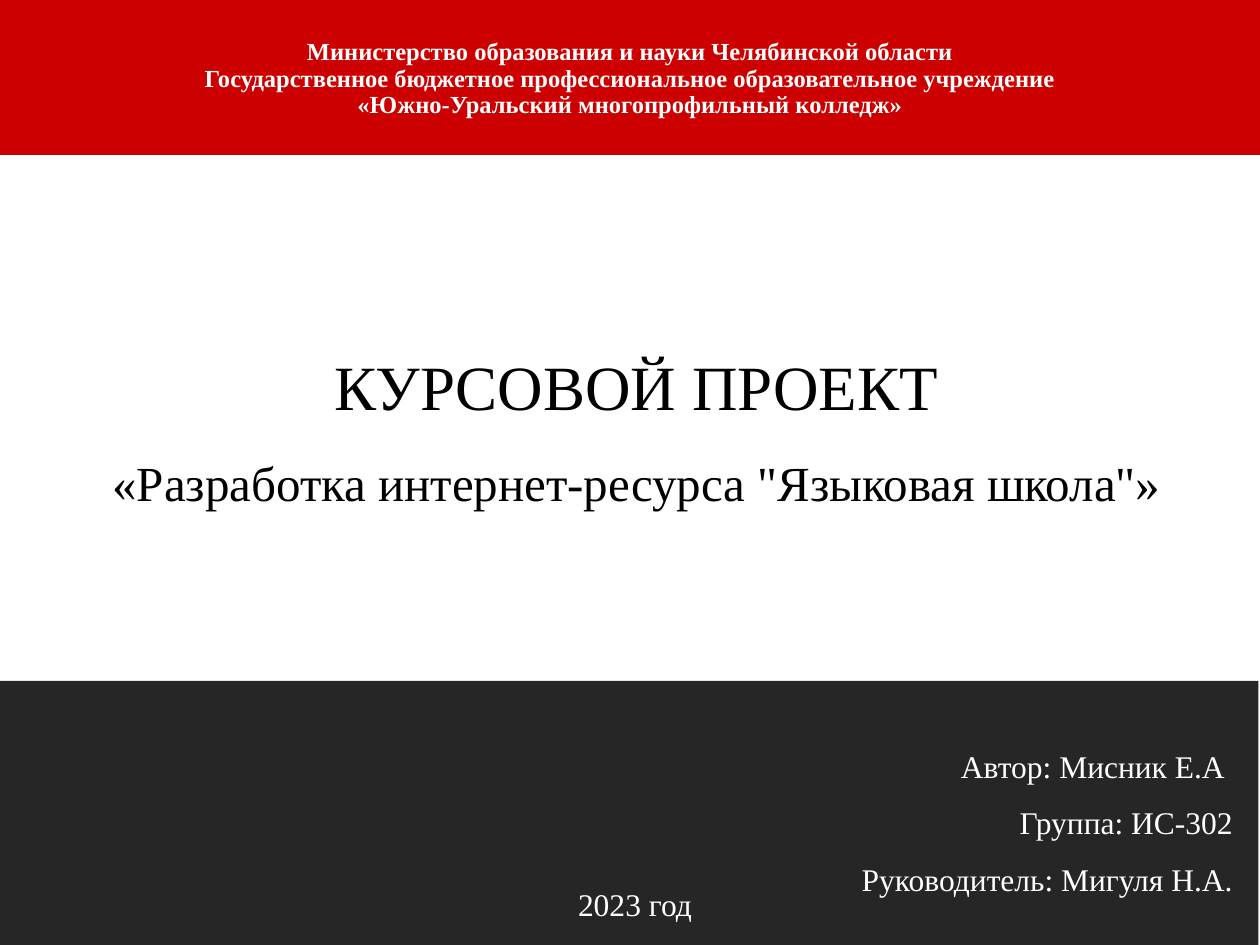
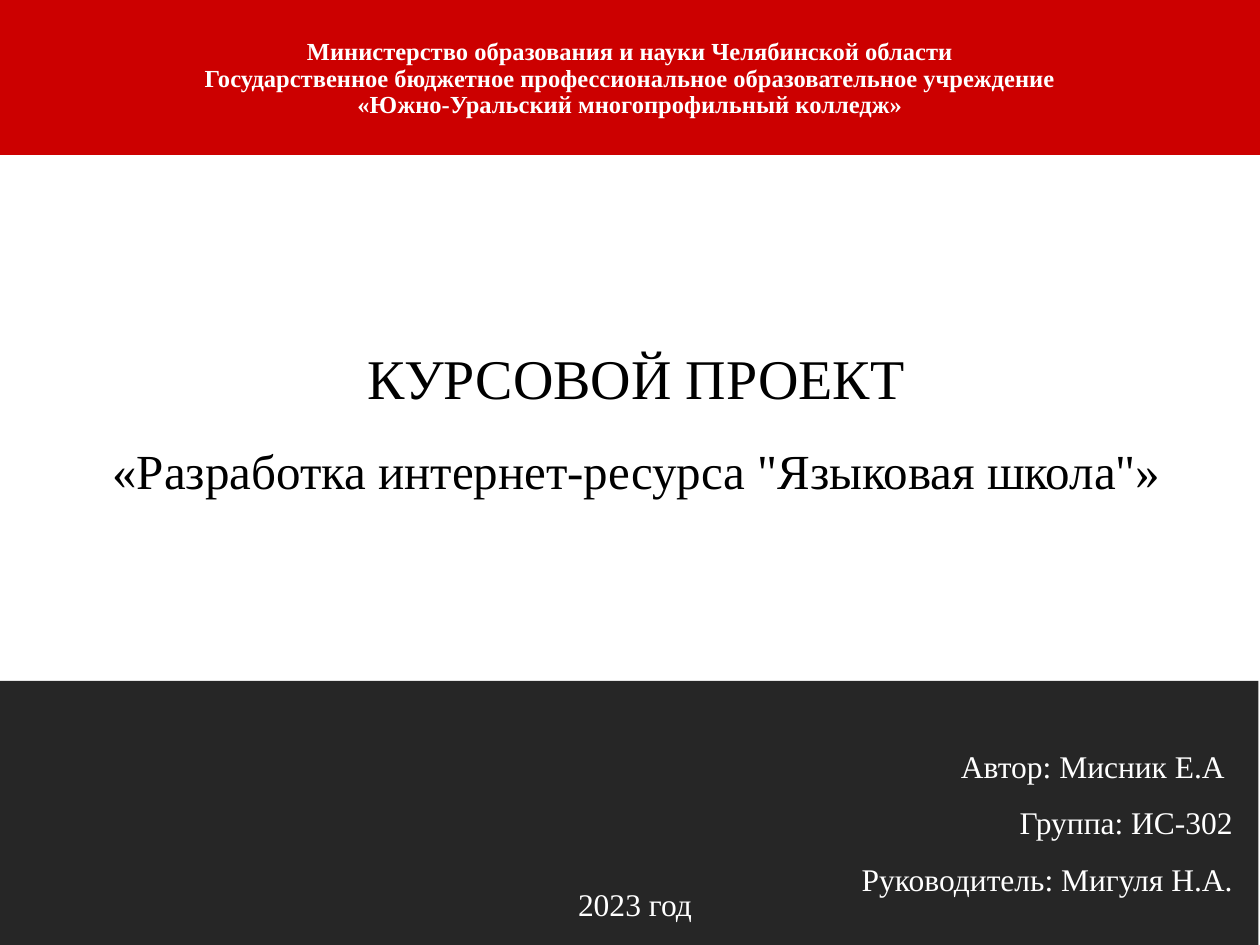
Before and after one commit to kyvshinka2/english-, a slide deck: slide 1 of Защита курсовой.pptx. Drawn at 1260x945 pixels with LibreOffice and Linux fonts; fonts in the diff are those of the drawing. Boxes give left, top, right and bottom in pixels: in the first picture for what was removed or moved away, otherwise in the second. Text is boxed around its words. In the diff, an @@ line names an element or a change of style, - is before the commit and + after.

```diff
--- a/Защита курсовой.pptx
+++ b/Защита курсовой.pptx
@@ text at (368,356,904,400): size 36 to 32 pt in "КУРСОВОЙ ПРОЕКТ" @@
```
Also in this commit, not shown: 2 other slides changed, 5 slides added, 3 slides removed, 2 other files.
